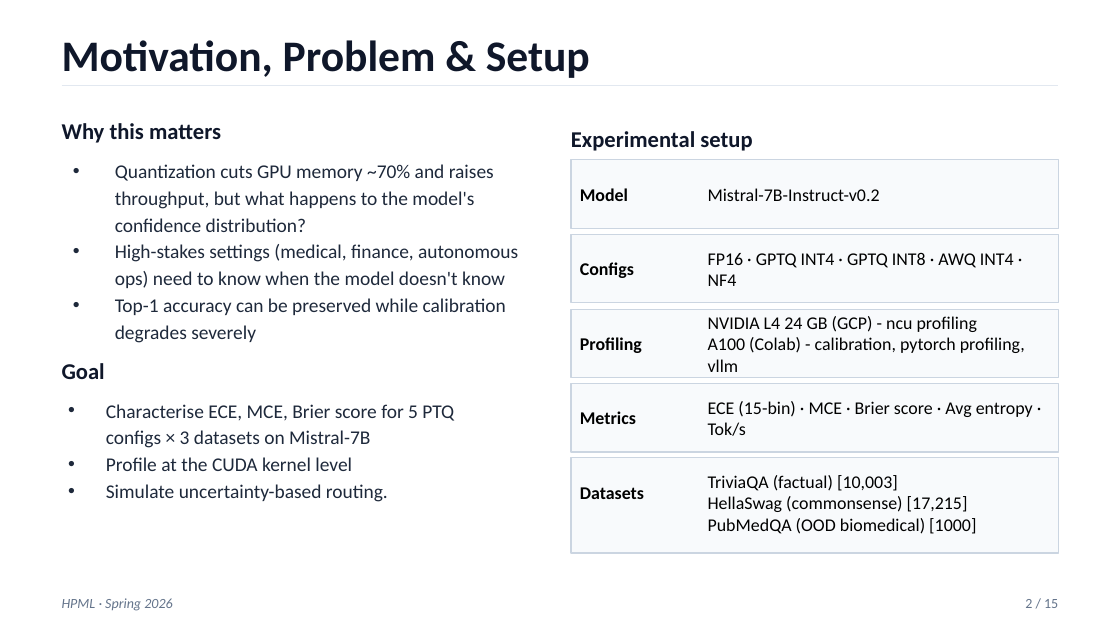
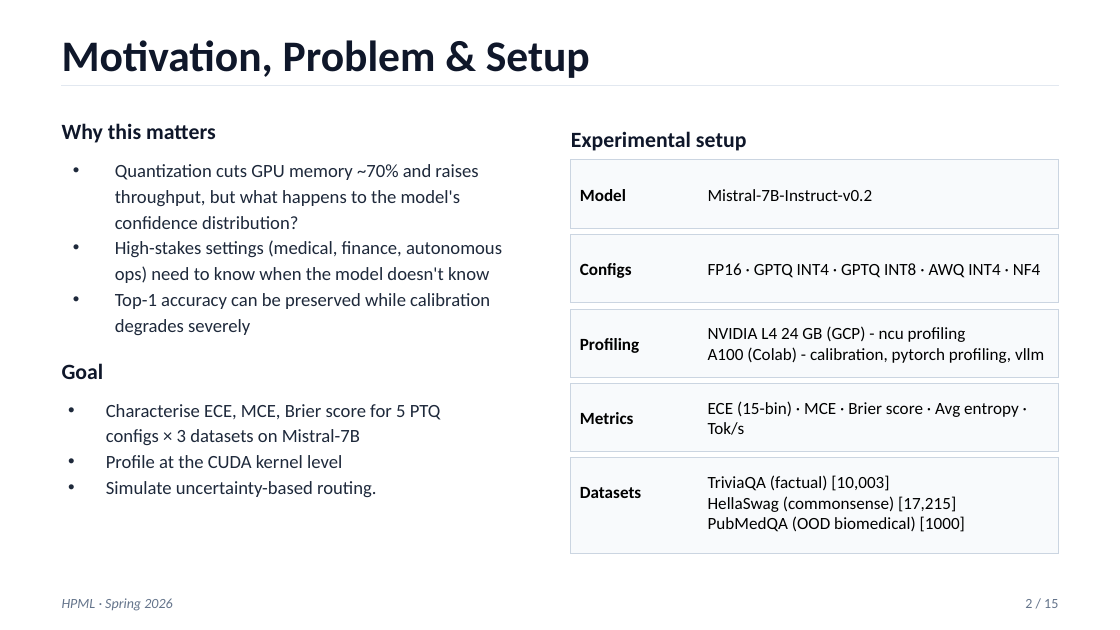
Before and after one commit to chuanbinp/uncertainty-aware-inference, a slide deck: slide 2 of TeamB/deliverables/Team29_Final_Presentation.pptx. Drawn at 1120x630 pixels with LibreOffice and Linux fonts; fonts in the diff are those of the drawing. Boxes give left, top, right and bottom in pixels: in the first picture for what was removed or moved away, otherwise in the second. Text is boxed around its words. In the diff, an @@ line names an element or a change of style, - is before the commit and + after.

```diff
--- a/TeamB/deliverables/Team29_Final_Presentation.pptx
+++ b/TeamB/deliverables/Team29_Final_Presentation.pptx
@@ size 14.5 to 14 pt in 3 elements at box(571, 131, 746, 151), box(62, 363, 104, 379), box(62, 123, 216, 143) @@
@@ text "Quantization cuts GPU memory ~70% ..." at box(115, 164, 502, 335): size 12.5 to 12 pt @@
@@ text "FP16 · GPTQ INT4 · ...": place and size @@
-text "FP16 · GPTQ INT4 · ..." at box(708, 253, 1014, 286)
+text "FP16 · GPTQ INT4 · ..." at box(708, 263, 1041, 278)
@@ text "Characterise ECE, MCE, Brier score ..." at box(106, 404, 441, 497): size 12.5 to 12 pt @@
@@ size 11.5 to 11 pt in 10 elements at box(708, 326, 1044, 363), box(708, 401, 1019, 435), box(708, 475, 965, 532), box(708, 189, 873, 201), box(708, 263, 1041, 278), box(580, 189, 626, 201), box(580, 487, 641, 498), box(580, 263, 632, 278), box(580, 338, 639, 353), box(580, 412, 634, 424) @@
```
Also in this commit, not shown: 14 other slides changed, 1 other file.
